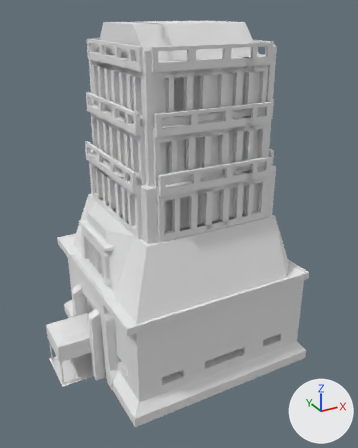
An edit to the Blender file Brains/Assets/Blender/Building Tiered Tower.blend, drawn before and after from the same camera.
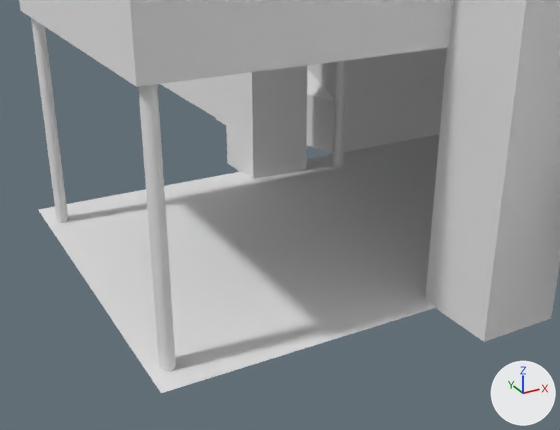
Old and new are each drawn whole from a 50 mm camera at (-23.22, -30.6, 31.28) aimed at (-2.19, 7.63, 12.16) and again close up from a 50 mm camera at (-16.89, 1.58, 2.5) aimed at (-13.03, 8.59, -1.01). Arrows for +X, +Y and +Z are at lower right; the lights stay in place.
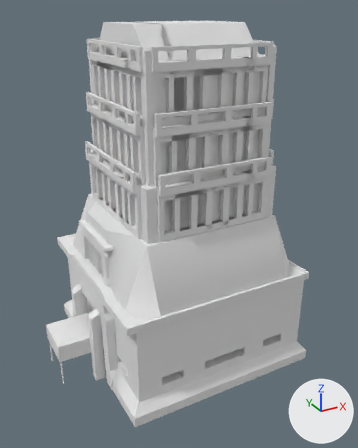
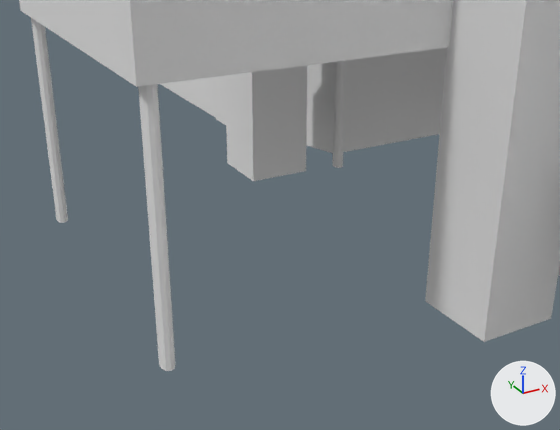
The newer file is also rescaled (x0.627), turned or shifted as a whole; pictures and numbers use the older file's frame.

Pixel boxes [x1, y1, x2, y2] of what changed, in the close-ups (560 x 430 px; the box of a moved part takes in the faces that stretch with it):
'Cylinder.001', reshaped: before [19, 0, 560, 393]; after [19, 0, 560, 371]
part 1 of me_cylinder_001, moved or reshaped (not visible afterwards): before [38, 134, 440, 393]
part 2 of me_cylinder_001, shading changed: [237, 46, 448, 309] in both

What the commit changed:
me_cylinder_001 is used by ob_cylinder_001; location (-14.881, 11.202, 0.002); scale (0.0728, 0.103, 1.69).
me_cylinder_001 had 3958 vertices, 3475 faces and spanned x -3.0..314.0, y -117.0..81.0, z -1.0..18.0.
me_cylinder_001 now has 3955 vertices, 3470 faces and spans x -2.0..314.0, y -117.0..81.0, z -1.0..18.0.
Part 1, on me_cylinder_001:
3 vertices are removed from x -3.0, y -41.0..5.0, z -1.0.
16 faces are deleted.
11 new faces join them.
me_cylinder_001 part 2: 3422 kept faces spanning x -2.0..314.0, y -117.0..81.0, z -1.0..18.0 are now shaded smooth.
